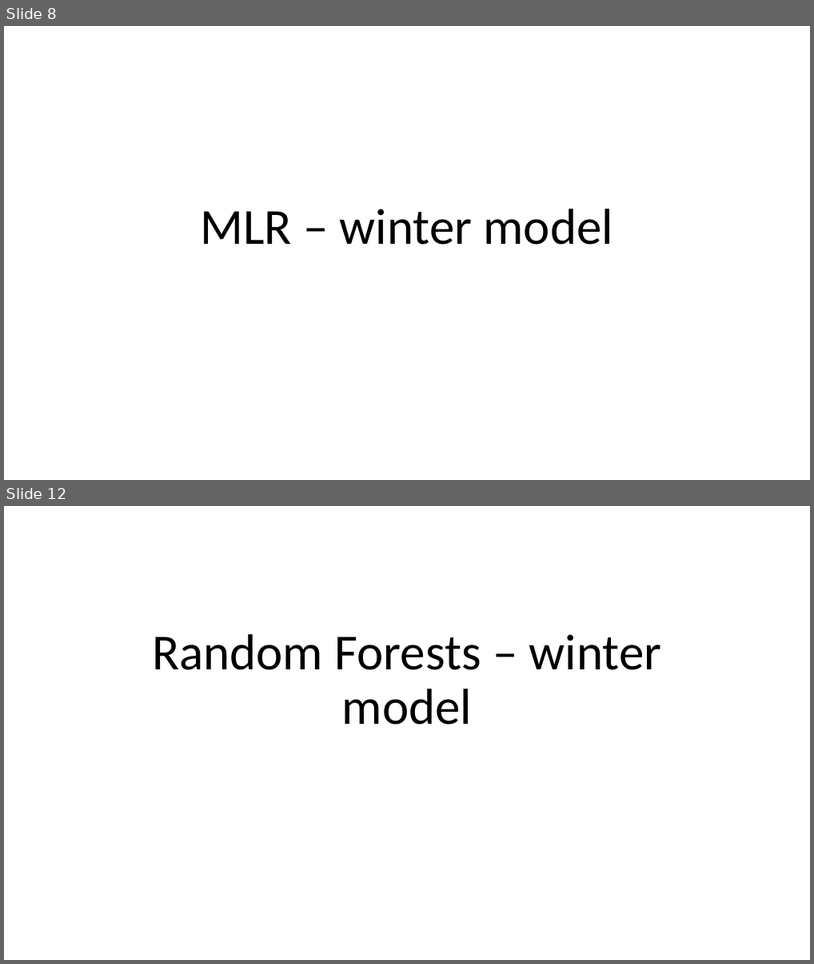
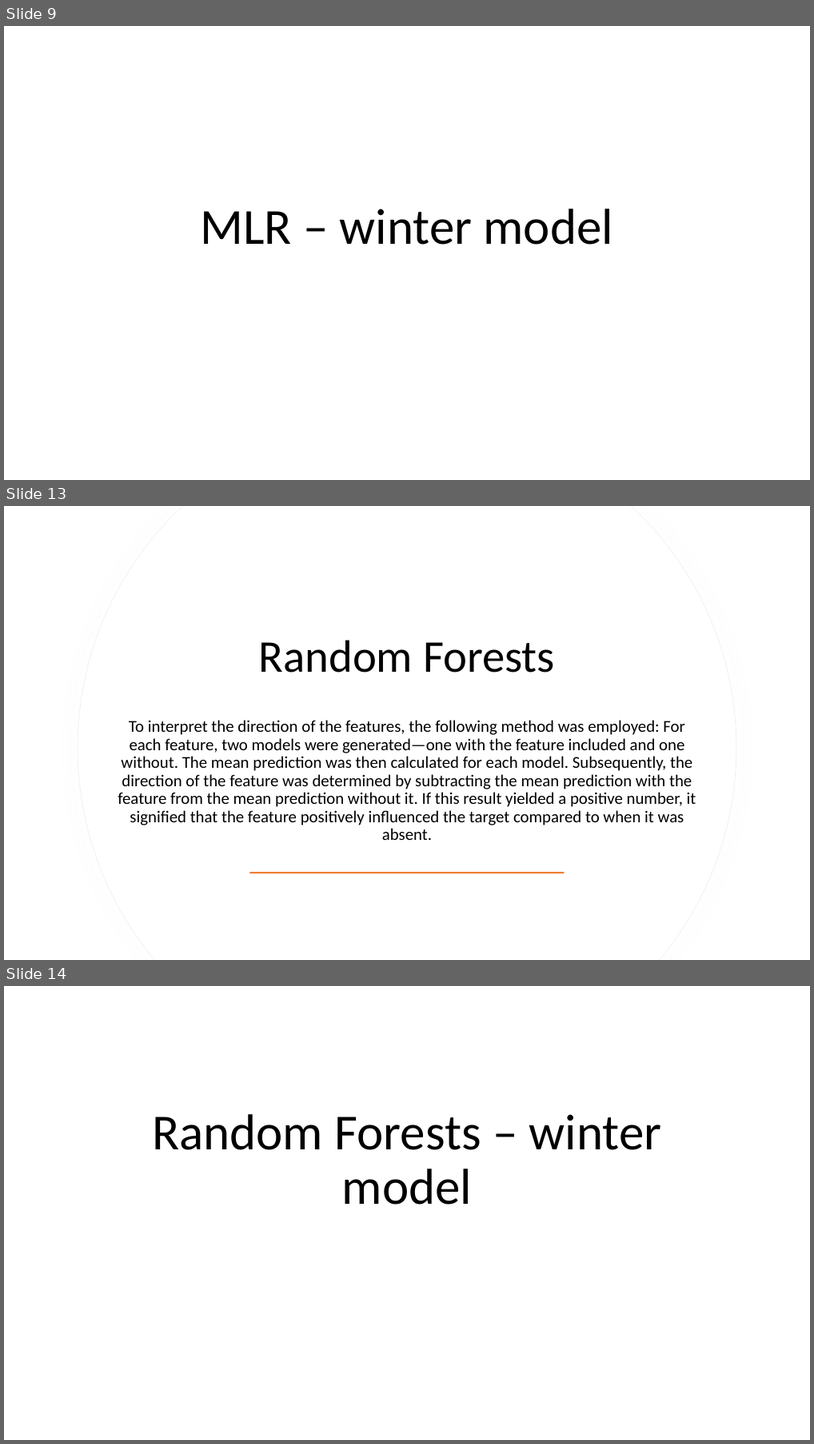
Before and after one commit to LiaCohn/clean-coasts, a slide deck: models/models.pptx. Shown one above the other, each under a label of ours: slides 8 and 12 before the commit, slides 9, 13 and 14 after it; the slides between them are not shown. The pictures are 814x964 and 814x1444 pixels, drawn with LibreOffice and Linux fonts; fonts in the diff are those of the drawing. Boxes give left, top, right and bottom in pixels: in the first picture for what was removed or moved away, otherwise in the second. Text is boxed around its words. In the diff, an @@ line names an element or a change of style, - is before the commit and + after.

```diff
--- a/models/models.pptx
+++ b/models/models.pptx
@@ slide 13 added at [4, 506, 810, 960], background #FFFFFF @@
@@ freeform shape added at [78, 506, 738, 960], fill #FFFFFF, outline #EFEFEF 0.75 pt @@
@@ freeform shape added at [78, 506, 737, 960], fill #FFFFFF @@
@@ title added at [118, 640, 697, 840], 19.8 pt, text #000000 @@
+Random Forests
+To interpret the direction of the features, the following method was employed: For each feature, two models were generated—one with the feature included and one without. The mean prediction was then calculated for each model. Subsequently, the direction of the feature was determined by subtracting the mean prediction with the feature from the mean prediction without it. If this result yielded a positive number, it signified that the feature positively influenced the target compared to when it was absent.
@@ rectangle added at [250, 872, 565, 873], fill #ED7D31 @@
@@ what was slide 8 is now slide 9 @@
@@ what was slide 12 is now slide 14 @@
```
Also in this commit, not shown: 12 slides changed, 2 other slides added, 1 slide removed, 3 other files.
